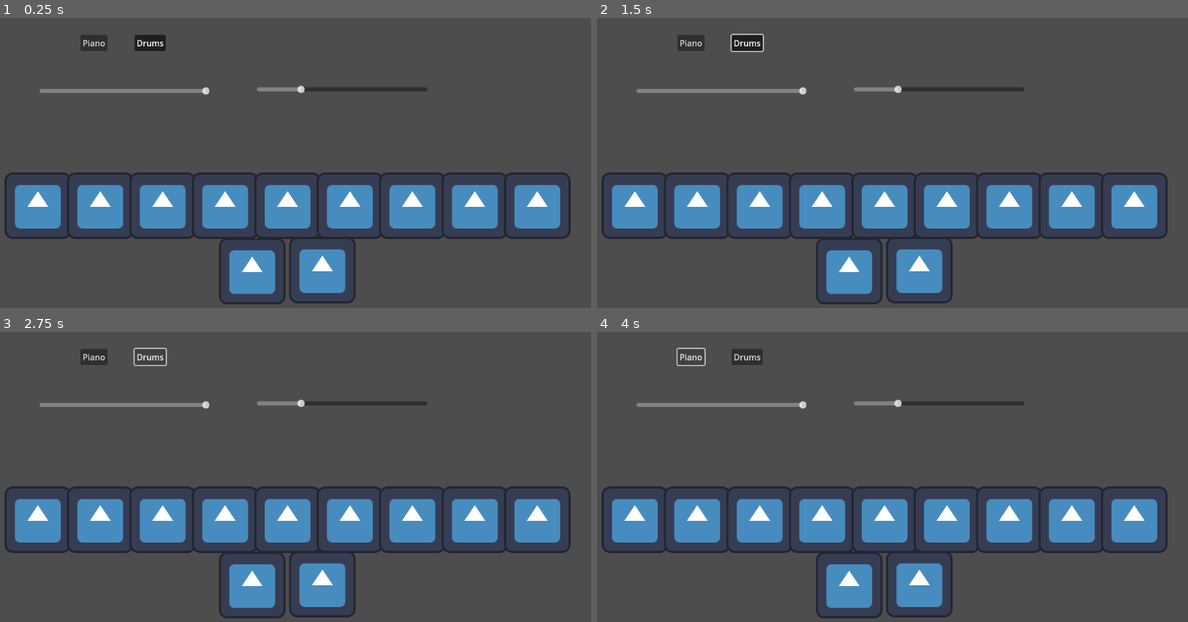
Above: before the commit, frames 1-4 (two rows, left to right).
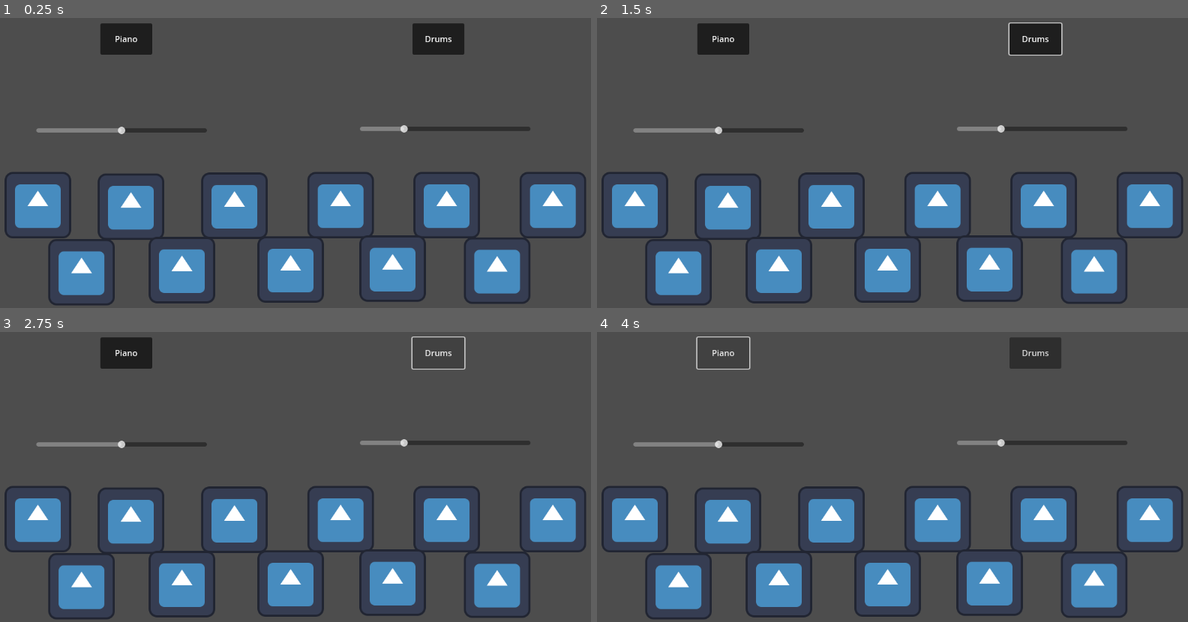
Above: after the commit, the same moments.

Repository: Lyanair/Semester1_Assignment
Game: Godot game, scene res://Piano.tscn
Two runs of this game, one before a commit and one after it. Both use one fixed random seed, a clock stepped at 60 frames per second and the inputs below. The engine's default icon, where the game draws it, is replaced by a stand-in: a white triangle on a blue panel in a dark square.
Inputs:
- Up to frame 1 (0.25 s): no input
- Up to frame 2 (1.5 s): click "Drums" at 0.5 s; click "Drums" at 1.25 s
- Up to frame 3 (2.75 s): click "Drums" at 2 s
- Up to frame 4 (4 s): click "Piano" at 2.75 s; tap A (a) at 3.6 s

The runs differ from the first frame. In frame 1, 22% of the frame differs, in the area x 1-100%, y 1-100%; in frame 2, 22%; in frame 3, 21%; in frame 4, 21%.

Commit message:
Cleaning

Diff:
--- a/semester1-project/Piano.tscn
+++ b/semester1-project/Piano.tscn
@@ -31,14 +31,14 @@
 script = ExtResource("1_quxlf")
 
 [node name="Sprite2D" type="Sprite2D" parent="." node_paths=PackedStringArray("Pianosound", "Drumsound")]
-position = Vector2(80, 451)
+position = Vector2(80, 450)
 texture = ExtResource("1_hbh86")
 script = ExtResource("2_pcrys")
 Pianosound = NodePath("../Piano Sound Players/Piano a")
 Drumsound = NodePath("../Drum Sound Players/Drums 1")
 
 [node name="Sprite2D2" type="Sprite2D" parent="." node_paths=PackedStringArray("Pianosound", "Drumsound")]
-position = Vector2(200, 451)
+position = Vector2(259, 453)
 texture = ExtResource("1_hbh86")
 script = ExtResource("2_pcrys")
 keybind = "s"
@@ -46,7 +46,7 @@
 Drumsound = NodePath("../Drum Sound Players/Drums 2")
 
 [node name="Sprite2D3" type="Sprite2D" parent="." node_paths=PackedStringArray("Pianosound", "Drumsound")]
-position = Vector2(320, 451)
+position = Vector2(458, 451)
 texture = ExtResource("1_hbh86")
 script = ExtResource("2_pcrys")
 keybind = "d"
@@ -54,7 +54,7 @@
 Drumsound = NodePath("../Drum Sound Players/Drums 3")
 
 [node name="Sprite2D4" type="Sprite2D" parent="." node_paths=PackedStringArray("Pianosound", "Drumsound")]
-position = Vector2(440, 451)
+position = Vector2(662, 450)
 texture = ExtResource("1_hbh86")
 script = ExtResource("2_pcrys")
 keybind = "f"
@@ -62,7 +62,7 @@
 Drumsound = NodePath("../Drum Sound Players/Drums 4")
 
 [node name="Sprite2D5" type="Sprite2D" parent="." node_paths=PackedStringArray("Pianosound", "Drumsound")]
-position = Vector2(560, 451)
+position = Vector2(866, 450)
 texture = ExtResource("1_hbh86")
 script = ExtResource("2_pcrys")
 keybind = "g"
@@ -70,7 +70,7 @@
 Drumsound = NodePath("../Drum Sound Players/Drums 5")
 
 [node name="Sprite2D6" type="Sprite2D" parent="." node_paths=PackedStringArray("Pianosound", "Drumsound")]
-position = Vector2(680, 451)
+position = Vector2(1070, 450)
 texture = ExtResource("1_hbh86")
 script = ExtResource("2_pcrys")
 keybind = "h"
@@ -78,7 +78,7 @@
 Drumsound = NodePath("../Drum Sound Players/Drums 6")
 
 [node name="Sprite2D7" type="Sprite2D" parent="." node_paths=PackedStringArray("Pianosound", "Drumsound")]
-position = Vector2(800, 451)
+position = Vector2(164, 579)
 texture = ExtResource("1_hbh86")
 script = ExtResource("2_pcrys")
 keybind = "j"
@@ -86,7 +86,7 @@
 Drumsound = NodePath("../Drum Sound Players/Drums 7")
 
 [node name="Sprite2D8" type="Sprite2D" parent="." node_paths=PackedStringArray("Pianosound", "Drumsound")]
-position = Vector2(920, 451)
+position = Vector2(357, 575)
 texture = ExtResource("1_hbh86")
 script = ExtResource("2_pcrys")
 keybind = "k"
@@ -94,7 +94,7 @@
 Drumsound = NodePath("../Drum Sound Players/Drums 8")
 
 [node name="Sprite2D9" type="Sprite2D" parent="." node_paths=PackedStringArray("Pianosound", "Drumsound")]
-position = Vector2(1040, 451)
+position = Vector2(566, 574)
 texture = ExtResource("1_hbh86")
 script = ExtResource("2_pcrys")
 keybind = "l"
@@ -102,7 +102,7 @@
 Drumsound = NodePath("../Drum Sound Players/Drums 9")
 
 [node name="Sprite2D10" type="Sprite2D" parent="." node_paths=PackedStringArray("Pianosound", "Drumsound")]
-position = Vector2(492, 577)
+position = Vector2(762, 572)
 texture = ExtResource("1_hbh86")
 script = ExtResource("2_pcrys")
 keybind = ";"
@@ -110,7 +110,7 @@
 Drumsound = NodePath("../Drum Sound Players/Drums 10")
 
 [node name="Sprite2D11" type="Sprite2D" parent="." node_paths=PackedStringArray("Pianosound", "Drumsound")]
-position = Vector2(627, 575)
+position = Vector2(963, 576)
 texture = ExtResource("1_hbh86")
 script = ExtResource("2_pcrys")
 keybind = "'"
@@ -127,35 +127,37 @@
 Drumsound = NodePath("../Drum Sound Players/Drums 2")
 
 [node name="Button" type="Button" parent="."]
-offset_left = 162.0
-offset_top = 122.0
-offset_right = 214.0
-offset_bottom = 153.0
+offset_left = 200.0
+offset_top = 100.0
+offset_right = 300.0
+offset_bottom = 160.0
+toggle_mode = true
+button_pressed = true
 text = "Piano"
 
 [node name="Button2" type="Button" parent="."]
-offset_left = 266.0
-offset_top = 122.0
-offset_right = 326.0
-offset_bottom = 153.0
+offset_left = 800.0
+offset_top = 100.0
+offset_right = 900.0
+offset_bottom = 160.0
 toggle_mode = true
 button_pressed = true
 text = "Drums"
 
 [node name="HSlider" type="HSlider" parent="."]
-offset_left = 83.0
-offset_top = 159.0
-offset_right = 411.0
-offset_bottom = 301.0
+offset_left = 77.0
+offset_top = 235.0
+offset_right = 405.0
+offset_bottom = 377.0
 max_value = 1.0
 step = 0.01
-value = 1.0
+value = 0.5
 
 [node name="HSlider2" type="HSlider" parent="."]
-offset_left = 501.0
-offset_top = 156.0
-offset_right = 829.0
-offset_bottom = 298.0
+offset_left = 699.0
+offset_top = 232.0
+offset_right = 1027.0
+offset_bottom = 374.0
 min_value = 0.01
 max_value = 4.0
 step = 0.01
@@ -197,44 +199,6 @@
 stream = ExtResource("13_xrafy")
 
 [node name="Piano g2" type="AudioStreamPlayer2D" parent="Piano Sound Players"]
-stream = ExtResource("14_vk3kj")
-
-[node name="Mouth Sound Players" type="Node2D" parent="."]
-
-[node name="Piano a" type="AudioStreamPlayer2D" parent="Mouth Sound Players"]
-stream = ExtResource("3_85fut")
-
-[node name="Piano b" type="AudioStreamPlayer2D" parent="Mouth Sound Players"]
-stream = ExtResource("4_2uhan")
-
-[node name="Piano bb" type="AudioStreamPlayer2D" parent="Mouth Sound Players"]
-stream = ExtResource("5_58msu")
-
-[node name="Piano c" type="AudioStreamPlayer2D" parent="Mouth Sound Players"]
-stream = ExtResource("6_rfd1l")
-
-[node name="Piano c2" type="AudioStreamPlayer2D" parent="Mouth Sound Players"]
-stream = ExtResource("7_w5k27")
-
-[node name="Piano d" type="AudioStreamPlayer2D" parent="Mouth Sound Players"]
-stream = ExtResource("8_oc7bh")
-
-[node name="Piano e" type="AudioStreamPlayer2D" parent="Mouth Sound Players"]
-stream = ExtResource("9_autxu")
-
-[node name="Piano eb" type="AudioStreamPlayer2D" parent="Mouth Sound Players"]
-stream = ExtResource("10_61d5u")
-
-[node name="Piano f" type="AudioStreamPlayer2D" parent="Mouth Sound Players"]
-stream = ExtResource("11_13e2f")
-
-[node name="Piano f2" type="AudioStreamPlayer2D" parent="Mouth Sound Players"]
-stream = ExtResource("12_uapet")
-
-[node name="Piano g" type="AudioStreamPlayer2D" parent="Mouth Sound Players"]
-stream = ExtResource("13_xrafy")
-
-[node name="Piano g2" type="AudioStreamPlayer2D" parent="Mouth Sound Players"]
 stream = ExtResource("14_vk3kj")
 
 [node name="Drum Sound Players" type="Node2D" parent="."]
--- a/semester1-project/Scripts/Key.gd
+++ b/semester1-project/Scripts/Key.gd
@@ -3,8 +3,11 @@
 @export var keybind = "a"
 @export var Pianosound: Node
 @export var Drumsound: Node
-@export var Mouthsound: Node
 var currsound
+var a
+var b
+var c
+var d
 
 func _on_button_button_down() -> void:
 	currsound = Pianosound
@@ -16,8 +19,12 @@
 
 func _process(delta: float) -> void:
 	if Input.is_action_just_pressed(keybind):
+		for x in [a,b,c]:
+			a = randf()
+			b = randf()
+			c = randf()
 		currsound.play()
-		self.modulate = Color.RED
+		self.modulate = Color(a,b,c,1)
 		print("a")
 
 	if Input.is_action_just_released(keybind):
